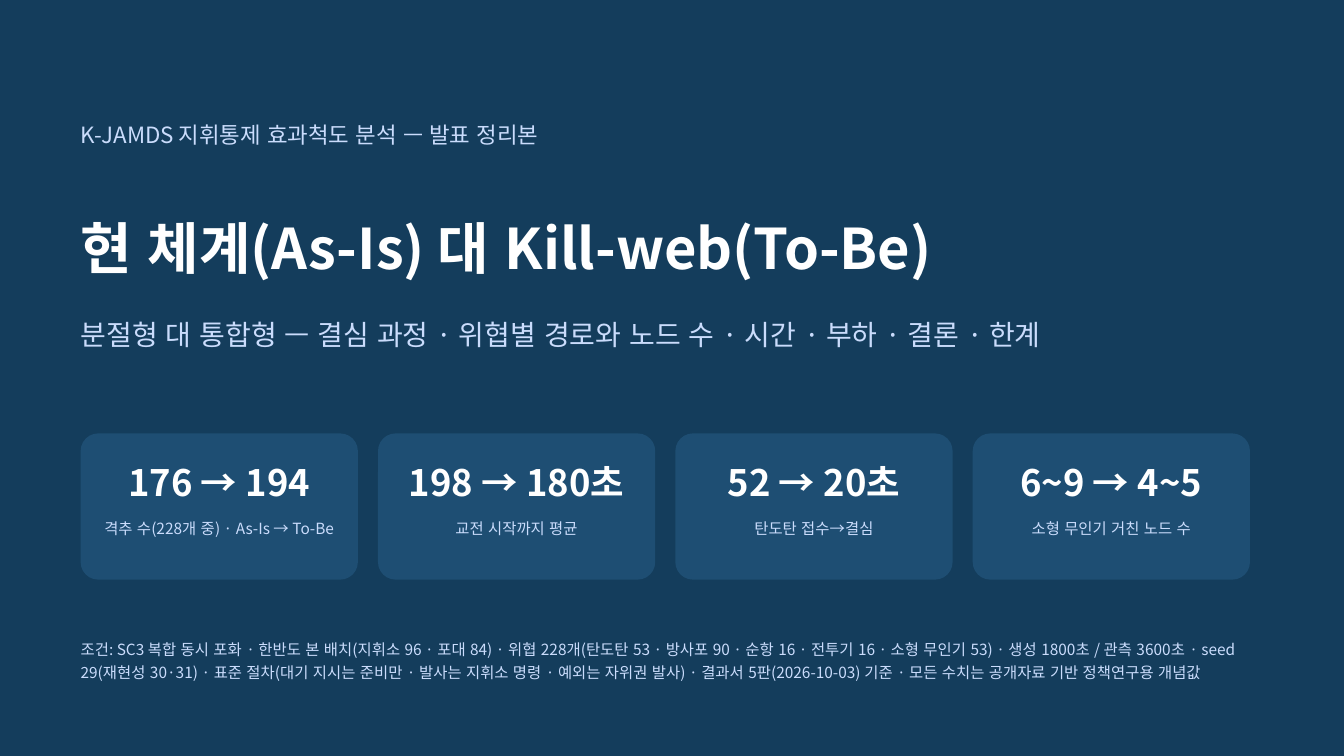
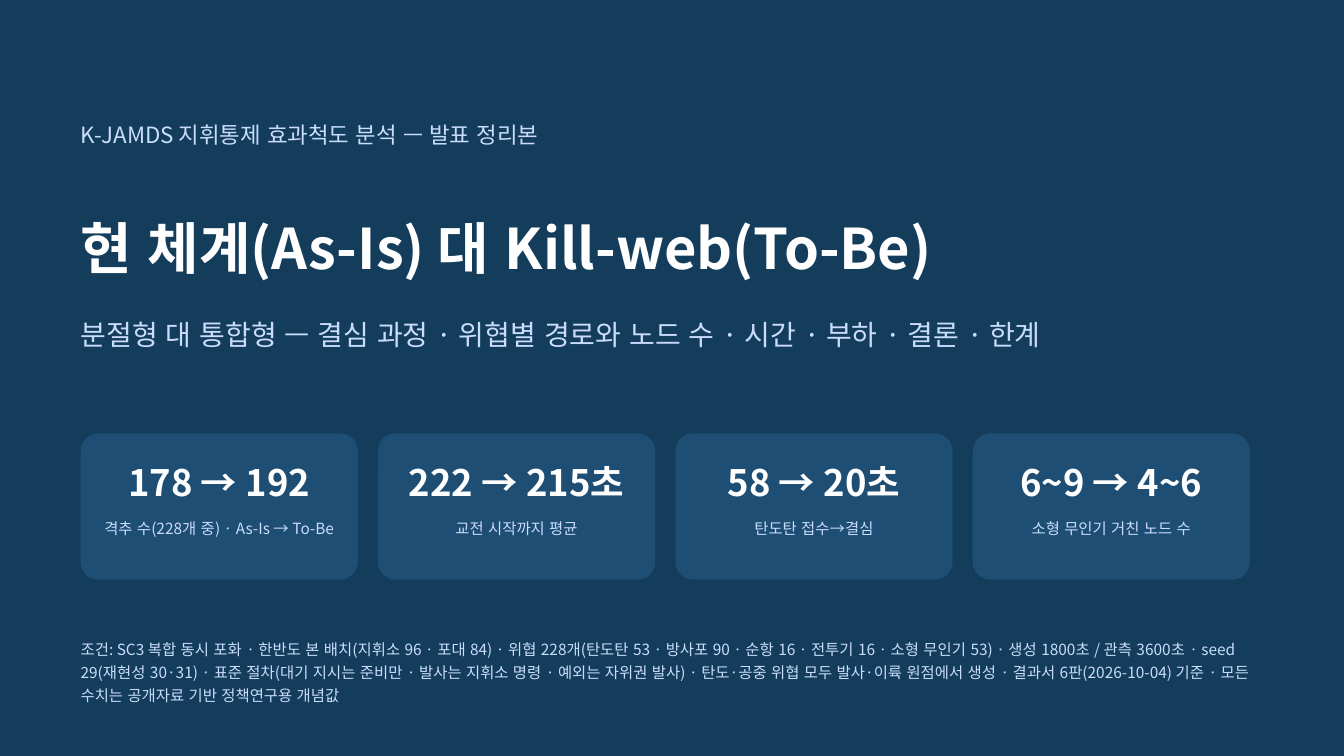
Before and after one commit to DaehyunY00/Air_Defense, a slide deck: slide 1 of K-JAMDS_효과척도_발표정리본.pptx. Drawn at 1344x756 pixels with LibreOffice and Linux fonts; fonts in the diff are those of the drawing. Boxes give left, top, right and bottom in pixels: in the first picture for what was removed or moved away, otherwise in the second. Text is boxed around its words. In the diff, an @@ line names an element or a change of style, - is before the commit and + after.

```diff
--- a/K-JAMDS_효과척도_발표정리본.pptx
+++ b/K-JAMDS_효과척도_발표정리본.pptx
@@ text at box(128, 468, 310, 497): text changed @@
-176 → 194
+178 → 192
@@ text at box(409, 466, 624, 497): text changed @@
-198 → 180초
+222 → 215초
@@ text at box(728, 466, 901, 497): text changed @@
-52 → 20초
+58 → 20초
@@ text at box(1020, 468, 1202, 497): text changed @@
-6~9 → 4~5
+6~9 → 4~6
@@ text at box(81, 642, 1249, 702): text changed @@
-조건: SC3 복합 동시 포화 · 한반도 본 배치(지휘소 96 · 포대 84) · 위협 228개(탄도탄 53 · 방사포 90 · 순항 16 · 전투기 16 · 소형 무인기 53) · 생성 1800초 / 관측 3600초 · seed 29(재현성 30·31) · 표준 절차(대기 지시는 준비만 · 발사는 지휘소 명령 · 예외는 자위권 발사) · 결과서 5판(2026-10-03) 기준 · 모든 수치는 공개자료 기반 정책연구용 개념값
+조건: SC3 복합 동시 포화 · 한반도 본 배치(지휘소 96 · 포대 84) · 위협 228개(탄도탄 53 · 방사포 90 · 순항 16 · 전투기 16 · 소형 무인기 53) · 생성 1800초 / 관측 3600초 · seed 29(재현성 30·31) · 표준 절차(대기 지시는 준비만 · 발사는 지휘소 명령 · 예외는 자위권 발사) · 탄도·공중 위협 모두 발사·이륙 원점에서 생성 · 결과서 6판(2026-10-04) 기준 · 모든 수치는 공개자료 기반 정책연구용 개념값
```
Also in this commit, not shown: 10 other slides changed, 22 other files.
